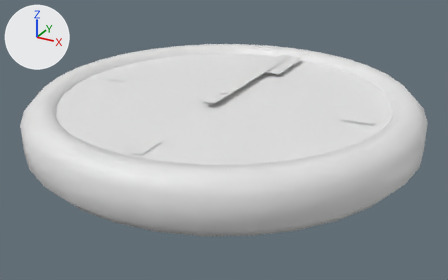
What one commit did to the FBX model Assets/_Main/Models/Item/Timer.fbx.
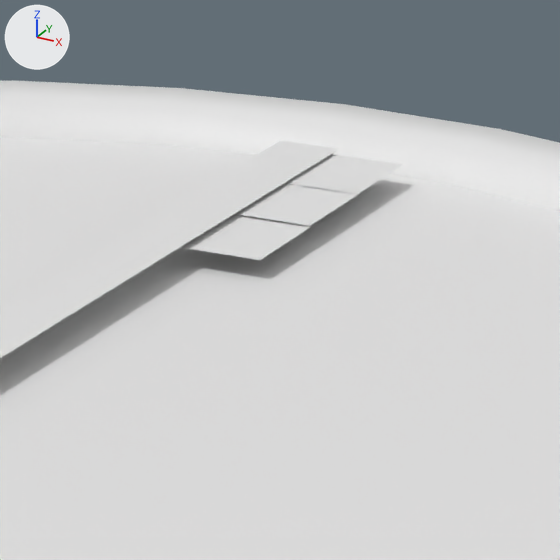
Each version is shown whole from a 50 mm lens placed at (0.1402, -0.255, 0.1295), pointed at (0.0022, -0.004, 0.004), then close up on the part from 52% to 74% of the width and 11% to 45% of the height. Arrows for +X, +Y and +Z are at upper left; the lights stay in place. Where no turn or scale is listed for an object, it has been applied to the vertices.

The scene before the commit, as lines of its bpy script (objects in view):
```python
me_plane_002 = bpy.data.meshes.new('Plane.002')
me_plane_002.from_pydata(...)  # 16 vertices, 7 faces; spans x -0.0024..0.0107, y -0.0154..0.0771, z -0.0008..-0.0007
# before: 4 (-0.0024, 0.054, -0.0008), 9 (0.0027, 0.054, -0.0008) at pixel (233, 215), 10 (-0.0024, 0.0424, -0.0008), 11 (0.0027, 0.0424, -0.0008) at pixel (181, 247), 14 (0.0107, 0.054, -0.0008) at pixel (310, 227)
# before: 15 (0.0107, 0.0424, -0.0008) at pixel (260, 260)
me_plane_014 = bpy.data.meshes.new('Plane.014')
me_plane_014.from_pydata(...)  # 256 vertices, 207 faces; spans x -0.097..0.097, y -0.097..0.097, z 0.0..0.029
me_plane_015 = bpy.data.meshes.new('Plane.015')
me_plane_015.from_pydata(...)  # 16 vertices, 7 faces; spans x -0.0024..0.0107, y -0.0154..0.0771, z -0.0008..-0.0007
# before: 4 (-0.0024, 0.054, -0.0008), 9 (0.0027, 0.054, -0.0008) at pixel (233, 213), 10 (0.0027, 0.0655, -0.0008), 11 (-0.0024, 0.0655, -0.0008), 14 (0.0107, 0.054, -0.0008) at pixel (310, 225)
# before: 15 (0.0107, 0.0655, -0.0008) at pixel (357, 194)
me_plane_016 = bpy.data.meshes.new('Plane.016')
me_plane_016.from_pydata(...)  # 16 vertices, 7 faces; spans x -0.0024..0.0107, y -0.0154..0.0771, z -0.0008..-0.0007
# before: 2 (-0.0024, 0.0771, -0.0007), 3 (0.0027, 0.0771, -0.0007), 10 (0.0027, 0.0655, -0.0008), 11 (-0.0024, 0.0655, -0.0008), 14 (0.0107, 0.0771, -0.0007) at pixel (403, 164)
# before: 15 (0.0107, 0.0655, -0.0008) at pixel (357, 194)
ob_arrow_blue = bpy.data.objects.new('Arrow_Blue', me_plane_016)
ob_arrow_blue.location = (-0.00013, 0.00002, 0.0277)
ob_arrow_green = bpy.data.objects.new('Arrow_Green', me_plane_015)
ob_arrow_green.location = (-0.00013, 0.00002, 0.02762)
ob_arrow_red = bpy.data.objects.new('Arrow_Red', me_plane_002)
ob_arrow_red.location = (-0.00013, 0.00002, 0.02744)
ob_timer = bpy.data.objects.new('Timer', me_plane_014)
ob_timer.location = (0.0, 0.0, 0.0)
# also in view: 'Arrow_Black' at (0.0, 0.0314, 0.0273)
```
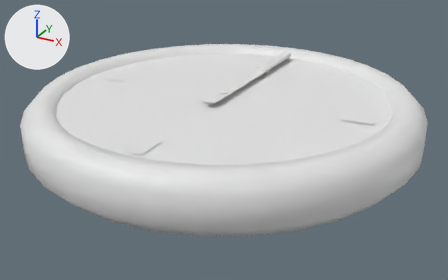
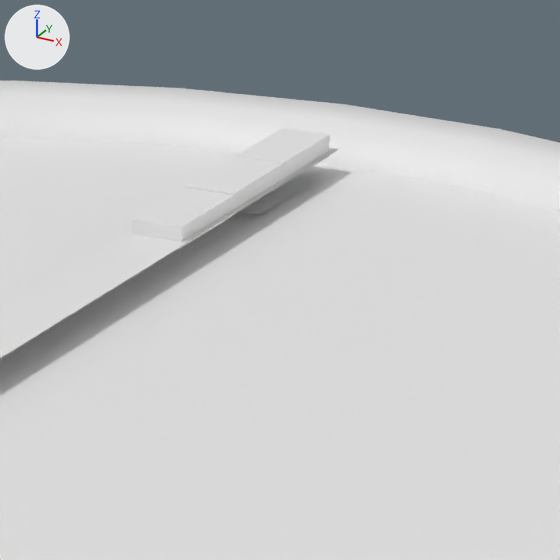
Commit message: fix timer

What differs and where, as boxes [x1, y1, x2, y2] in the close-ups (560 x 560 px):
'Arrow_Red', reshaped
    before: [0, 183, 310, 360]
    after: [0, 157, 327, 360]
'Arrow_Green', reshaped
    before: [235, 184, 357, 226]
    after: [185, 157, 283, 210]
'Arrow_Blue', reshaped
    before: [285, 154, 402, 194]
    after: [235, 128, 330, 180]
part 2 of me_plane_002, built on
    before: [181, 215, 310, 260]
    after: [179, 195, 234, 247]

The edits, one by one:
me_plane_016 has 16 vertices, 7 faces and spans x -0.0024..0.0107, y -0.0154..0.0771, z -0.0008..-0.0007.
me_plane_016 is used by ob_arrow_blue; location (-0.00013, 0.00002, 0.0277).
Verts and faces of me_plane_016; kept vertices keep their numbers, new ones are numbered from 16.
Part 1, on me_plane_016:
Vertices deleted: 15 (with the faces that use them).
Faces deleted: (2, 11, 10, 3).
Vertex 14 moves to (0.0027, 0.0771, 0.0013), pixel (329, 134).
New vertices 16, 17, 18 stand at vertices 2, 10, 11, in that order, plus (0.0, 0.0, 0.002).
New faces: (2, 16, 14, 3), (14, 16, 18, 17), (10, 17, 18, 11), (3, 14, 17, 10), (2, 11, 18, 16).
me_plane_015 has 16 vertices, 7 faces and spans x -0.0024..0.0107, y -0.0154..0.0771, z -0.0008..-0.0007.
me_plane_015 is used by ob_arrow_green; location (-0.00013, 0.00002, 0.02762).
Verts and faces of me_plane_015; kept vertices keep their numbers, new ones are numbered from 16.
Part 3, on me_plane_015:
Vertices deleted: 14, 15 (with the faces that use them).
Faces deleted: (4, 9, 10, 11).
New vertices 16 to 19 stand at vertices 4, 9, 10, 11, in that order, plus (0.0, 0.0, 0.002).
New faces: (4, 9, 17, 16), (16, 17, 18, 19), (4, 16, 19, 11), (10, 11, 19, 18), (9, 10, 18, 17).
me_plane_002 has 16 vertices, 7 faces and spans x -0.0024..0.0107, y -0.0154..0.0771, z -0.0008..-0.0007.
me_plane_002 is used by ob_arrow_red; location (-0.00013, 0.00002, 0.02744).
Verts and faces of me_plane_002; kept vertices keep their numbers, new ones are numbered from 16.
Part 2, on me_plane_002:
Vertices deleted: 14, 15 (with the faces that use them).
Faces deleted: (4, 10, 11, 9).
New vertices 16 to 19 stand at vertices 4, 9, 10, 11, in that order, plus (0.0, 0.0, 0.002).
New faces: (9, 17, 19, 11), (16, 18, 19, 17), (4, 16, 17, 9), (10, 11, 19, 18), (4, 10, 18, 16).
